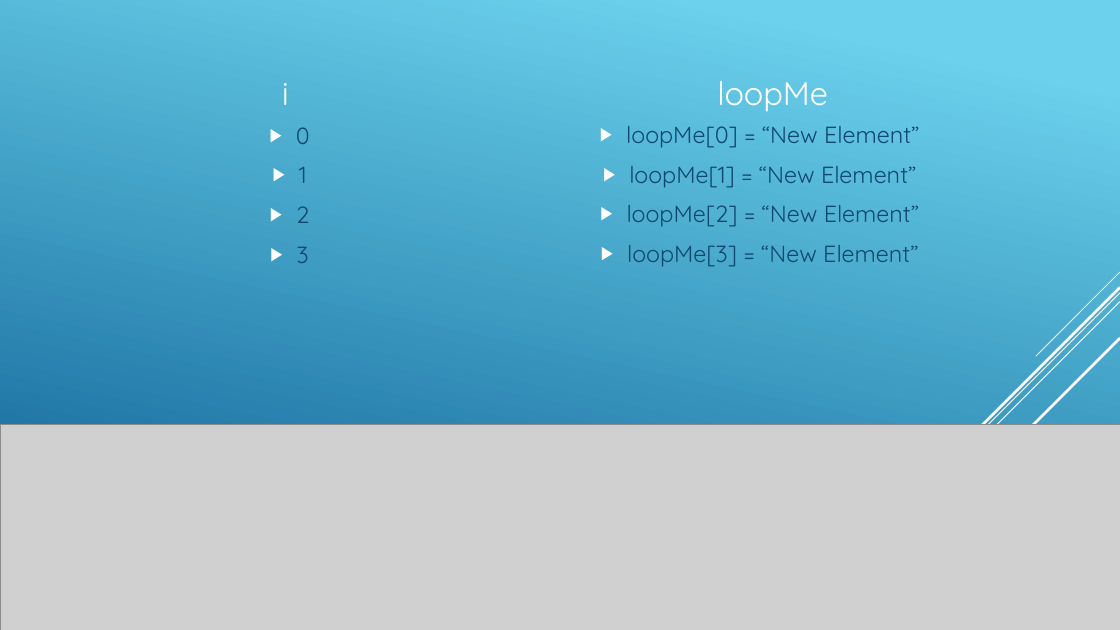
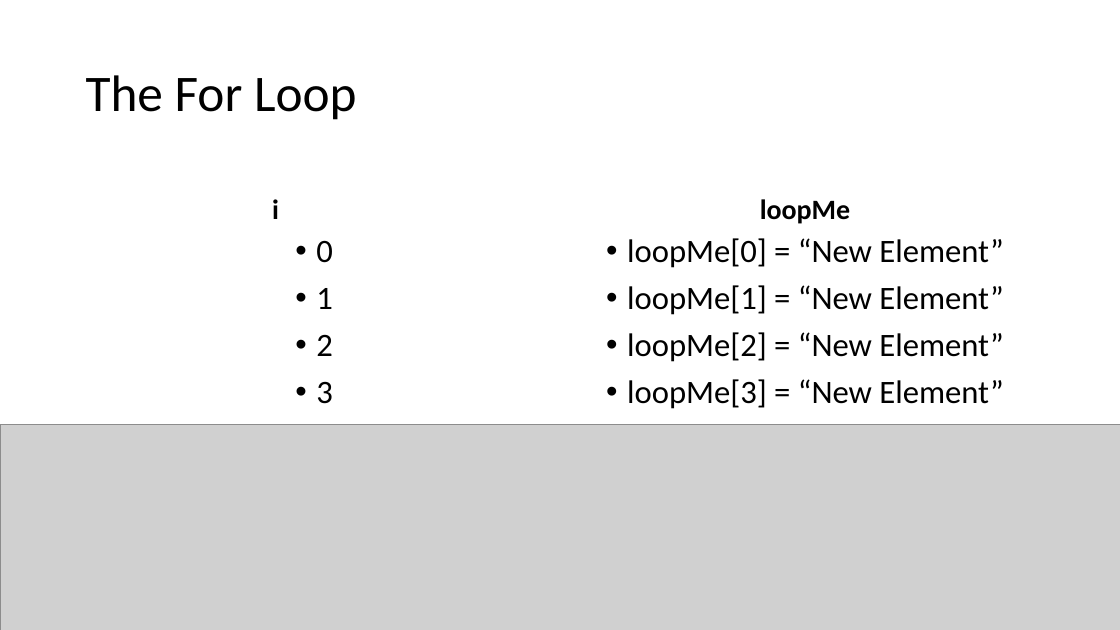
Before and after one commit to YWCANWIL-TechLab/module6-exercises-day1-YaminahAlanis, a slide deck: slide 22 of slides/Module 6 - Logic, Conditions, and Loops.pptx. Drawn at 1120x630 pixels with LibreOffice and Linux fonts; fonts in the diff are those of the drawing; grey boxes stand for pictures. Boxes give left, top, right and bottom in pixels: in the first picture for what was removed or moved away, otherwise in the second. Text is boxed around its words. In the diff, an @@ line names an element or a change of style, - is before the commit and + after.

```diff
--- a/slides/Module 6 - Logic, Conditions, and Loops.pptx
+++ b/slides/Module 6 - Logic, Conditions, and Loops.pptx
@@ background gradient #6ED2EB to #06588E to #FFFFFF @@
@@ title added at (86,75,357,120), 44 pt, text #000000 @@
+The For Loop
@@ text "i": place and size @@
-text "i" at (282,83,289,105)
+text "i" at (272,199,279,219)
@@ text "i" at (272,199,279,219): size 28 to 24 pt, font Quicksand to Calibri, text colour #FFFFFF to #000000, bold on; line spacing 1 to 0.9; less space between paragraphs @@
@@ text "loopMe" at (760,199,851,224): size 28 to 24 pt, font Quicksand to Calibri, text colour #FFFFFF to #000000, bold on; line spacing 1 to 0.9; less space between paragraphs @@
@@ text "loopMe": place and size @@
-text "loopMe" at (717,81,828,112)
+text "loopMe" at (760,199,851,224)
@@ text "0": place and size @@
-text "0" at (296,127,310,263)
+text "0" at (316,240,333,404)
@@ text "0" at (316,240,333,404): size 20 to 28 pt, font Quicksand to Calibri, text colour #0F496F to #000000; bullet ▶ to •; line spacing 1 to 0.9 @@
@@ text "loopMe[0] = “New Element”" at (627,238,1003,409): size 20 to 28 pt, font Quicksand to Calibri, text colour #0F496F to #000000; bullet ▶ to •; line spacing 1 to 0.9 @@
@@ text "loopMe[0] = “New Element”": place and size @@
-text "loopMe[0] = “New Element”" at (626,126,919,267)
+text "loopMe[0] = “New Element”" at (627,238,1003,409)
@@ group removed at (846,272,1120,567): 5 lines @@
```
Also in this commit, not shown: 37 other slides changed, 6 other files.
